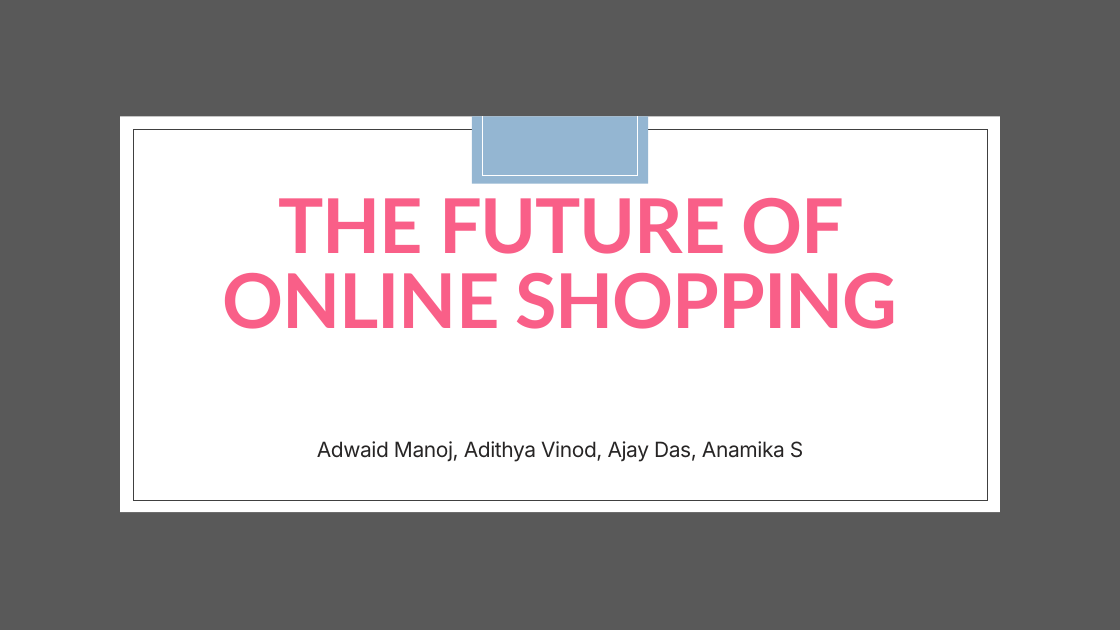
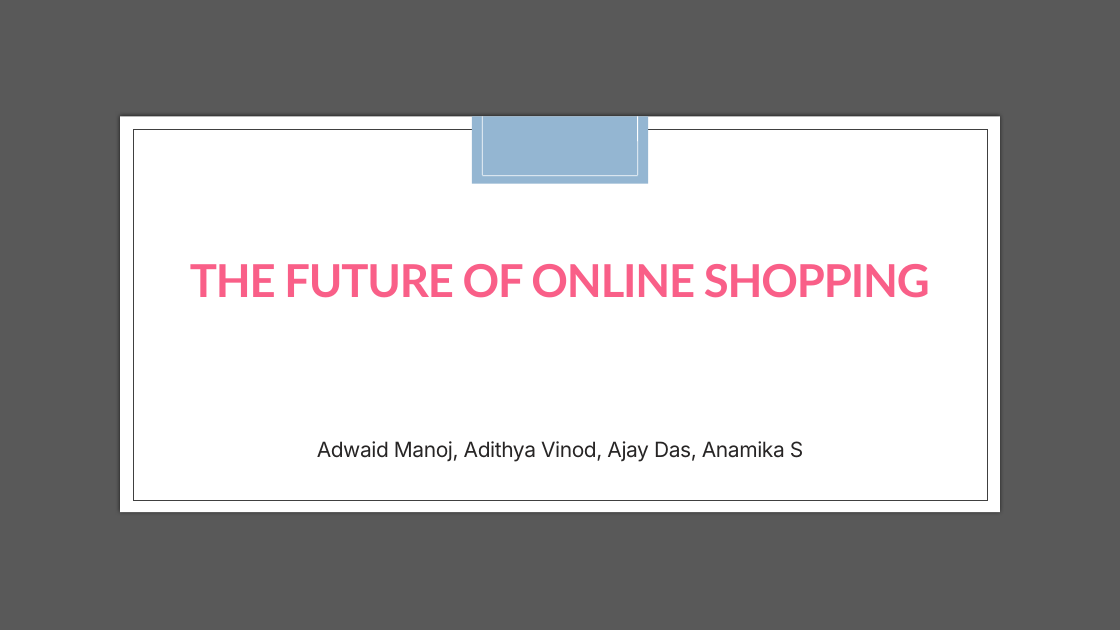
Before and after one commit to ajaykn04/SwiftBuy, a slide deck: slide 1 of The Future of Online Shopping.pptx. Drawn at 1120x630 pixels with LibreOffice and Linux fonts; fonts in the diff are those of the drawing; background and template pictures are left out. Boxes give left, top, right and bottom in pixels: in the first picture for what was removed or moved away, otherwise in the second. Text is boxed around its words. In the diff, an @@ line names an element or a change of style, - is before the commit and + after.

```diff
--- a/The Future of Online Shopping.pptx
+++ b/The Future of Online Shopping.pptx
@@ line (482, 117) - (482, 176): stroke #FFFFFF 0.5 pt to #FFFFFF 0.75 pt @@
@@ line (482, 117) - (482, 173): stroke #FFFFFF 0.5 pt to #FFFFFF 0.75 pt @@
@@ line (638, 117) - (638, 176): stroke #FFFFFF 0.5 pt to #FFFFFF 0.75 pt @@
@@ line (638, 117) - (638, 173): stroke #FFFFFF 0.5 pt to #FFFFFF 0.75 pt @@
@@ rectangle at (133,129,987,500): outline #404040 0.5 pt to #404040 0.51 pt @@
@@ line (482, 176) - (638, 176): stroke #FFFFFF 0.5 pt to #FFFFFF 0.75 pt @@
@@ text "THE FUTURE OF ONLINE SHOPPING" at (190,264,930,298): size 64.8 to 38.9 pt @@
```
Also in this commit, not shown: 14 other slides changed, 3 slides added, 1 other file.
